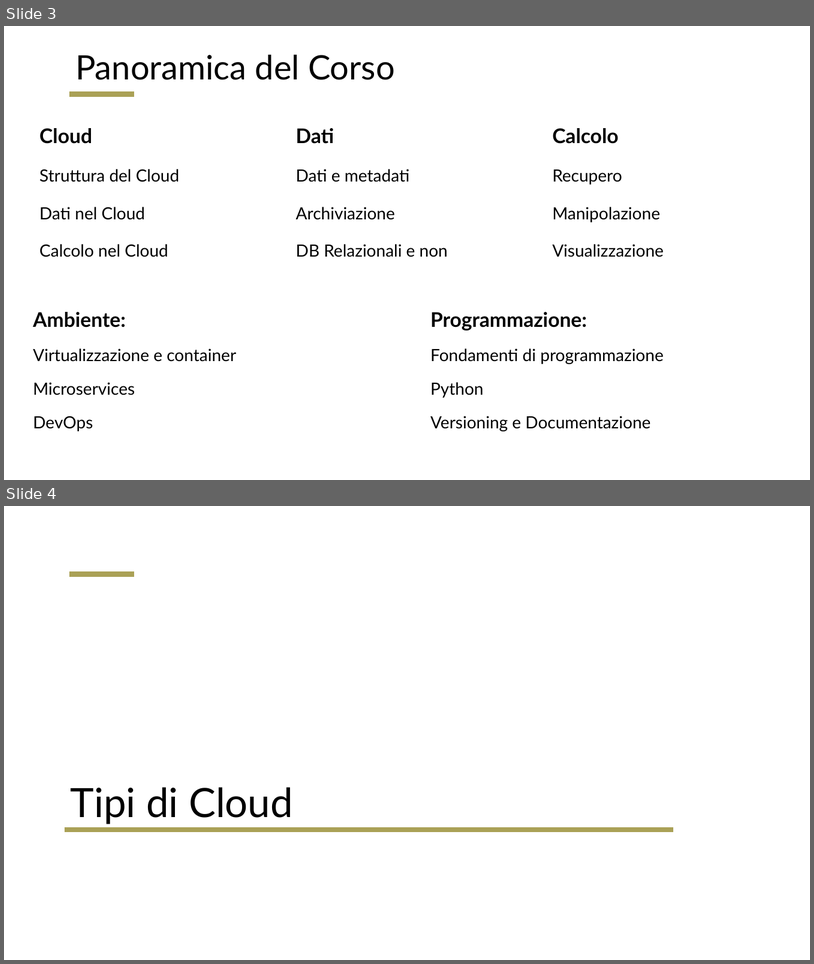
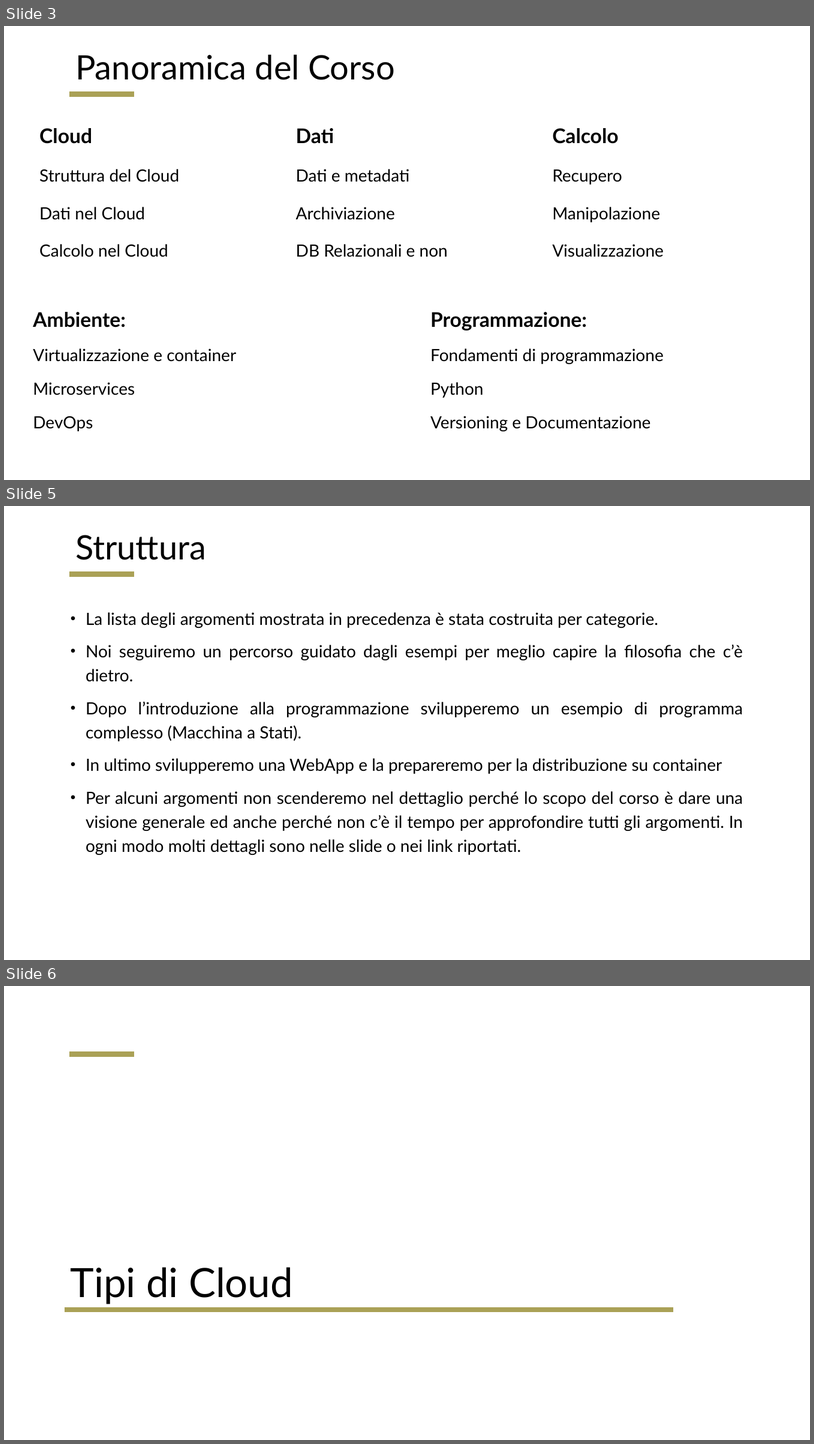
Before and after one commit to RomoloPoliti-INAF/PhDCourse2022, a slide deck: Cloud_Archive_and_Computation.pptx. Shown one above the other, each under a label of ours: slides 3 and 4 before the commit, slides 3, 5 and 6 after it; the slides between them are not shown. The pictures are 814x964 and 814x1444 pixels, drawn with LibreOffice and Linux fonts; fonts in the diff are those of the drawing. Boxes give left, top, right and bottom in pixels: in the first picture for what was removed or moved away, otherwise in the second. Text is boxed around its words. In the diff, an @@ line names an element or a change of style, - is before the commit and + after.

Commit message:
Update Presentation

```diff
--- a/Cloud_Archive_and_Computation.pptx
+++ b/Cloud_Archive_and_Computation.pptx
@@ slide 5 added at [4, 506, 810, 960], background #FFFFFF; not listed: 1 template element that a slide beside it also shows @@
@@ title added at [75, 535, 206, 560], 40 pt, text #000000 @@
+Struttura
@@ text added at [86, 612, 743, 855], 20 pt, text #000000 @@
+• La lista degli argomenti mostrata in precedenza è stata costruita per categorie.
+• Noi seguiremo un percorso guidato dagli esempi per meglio capire la filosofia che c’è dietro.
+• Dopo l’introduzione alla programmazione svilupperemo un esempio di programma complesso (Macchina a Stati).
+• In ultimo svilupperemo una WebApp e la prepareremo per la distribuzione su container
+• Per alcuni argomenti non scenderemo nel dettaglio perché lo scopo del corso è dare una visione generale ed anche perché non c’è il tempo per approfondire tutti gli argomenti. In ogni modo molti dettagli sono nelle slide o nei link riportati.
@@ what was slide 4 is now slide 6 @@
```
Also in this commit, not shown: 46 other slides added.
